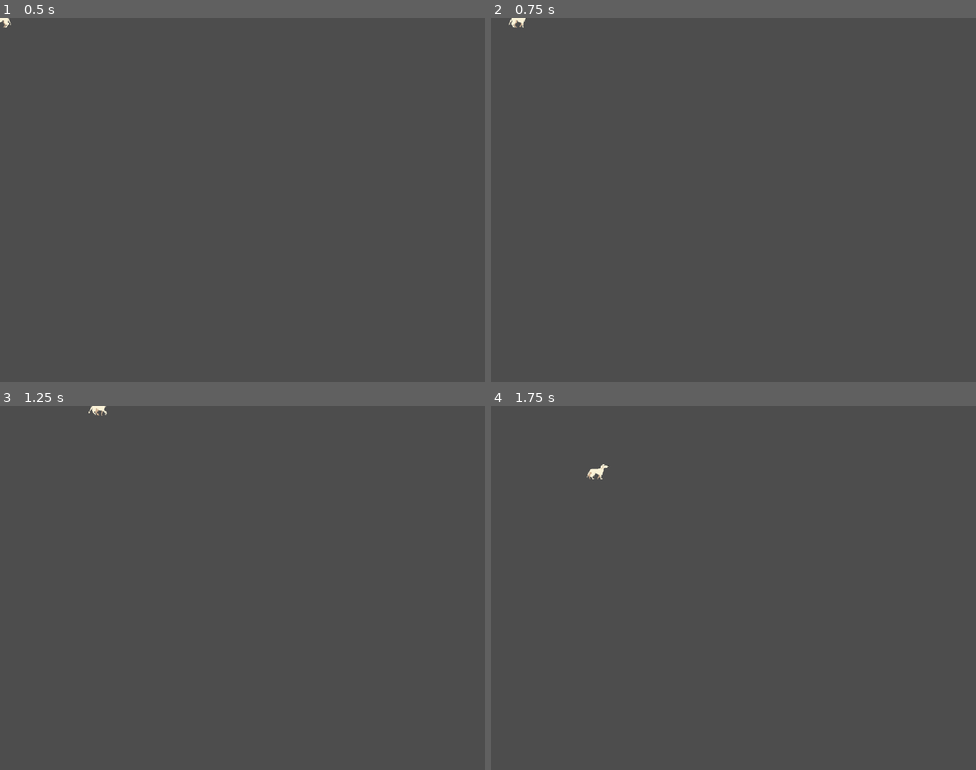
Above: before the commit, frames 1-4 (two rows, left to right).
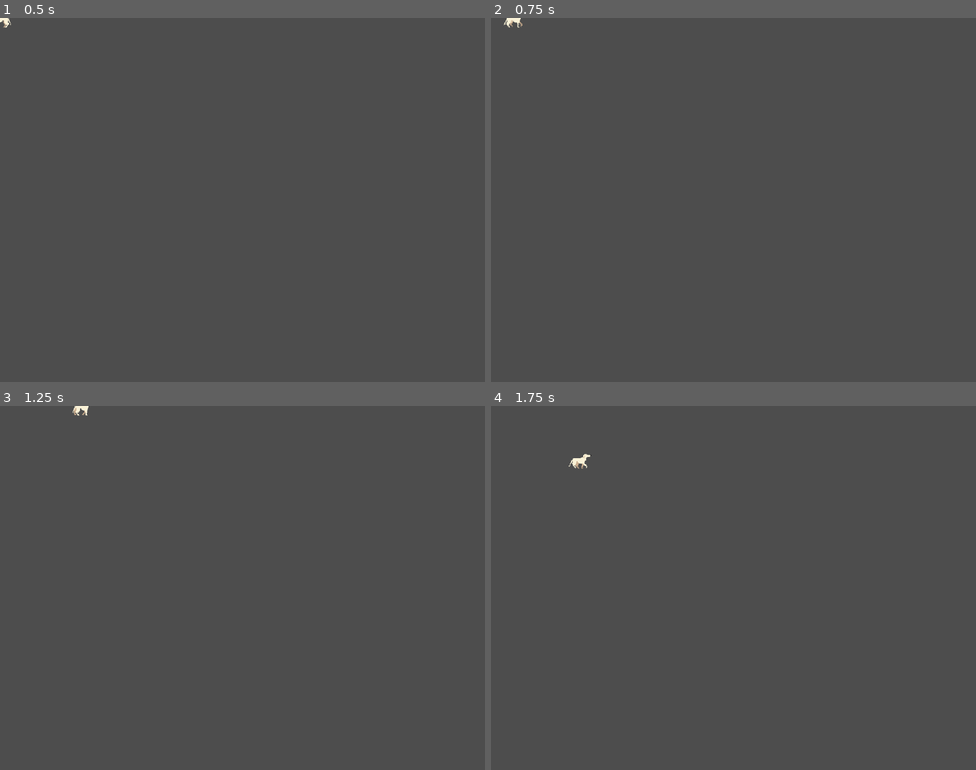
Above: after the commit, the same moments.

Repository: Yasston/Judes_Game
Game: Godot game, scene res://stray.tscn
The game is run twice, just before and just after one commit, with the same random seed, the same clock (stepped at 60 frames per second) and the same inputs. This scene is started directly instead of the project's main scene.
Inputs:
- Up to frame 1 (0.5 s): no input
- Up to frame 2 (0.75 s): tap Enter at 0.5 s; hold Right (move_right) from 0.53 s (still down); hold Shift (run, bound only after the commit) from 0.53 s (still down)
- Up to frame 3 (1.25 s): keep holding Right (move_right); keep holding Shift (run, bound only after the commit)
- Up to frame 4 (1.75 s): release Right (move_right) at 1.28 s; release Shift (run, bound only after the commit) at 1.28 s; hold Down (move_down) from 1.28 s (still down); tap Shift (run, bound only after the commit) at 1.35 s

Frame 1 is identical in both runs. In frame 2, less than 0.1% of the frame differs, in the area x 2-8%, y 0-3%; in frame 3, 0.1%; in frame 4, 0.2%, in the area x 16-25%, y 13-21%.

Commit message:
added road and car (attempted sprint function)

Diff:
--- a/project.godot
+++ b/project.godot
@@ -11,7 +11,7 @@
 [application]
 
 config/name="stray"
-run/main_scene="uid://dwptluv1qob15"
+run/main_scene="uid://cojj08x213qir"
 config/features=PackedStringArray("4.4", "Mobile")
 config/icon="res://icon.svg"
 
@@ -47,6 +47,11 @@
 , Object(InputEventKey,"resource_local_to_scene":false,"resource_name":"","device":-1,"window_id":0,"alt_pressed":false …(183 unchanged characters)…
 ]
 }
+run={
+"deadzone": 0.2,
+"events": [Object(InputEventKey,"resource_local_to_scene":false,"resource_name":"","device":-1,"window_id":0,"alt_pressed":false,"shift_pressed":false,"ctrl_pressed":false,"meta_pressed":false,"pressed":false,"keycode":0,"physical_keycode":4194325,"key_label":0,"unicode":0,"location":0,"echo":false,"script":null)
+]
+}
 
 [rendering]
 
--- a/stray.gd
+++ b/stray.gd
@@ -1,5 +1,5 @@
 extends Area2D
-@export var speed = 300
+@export var speed = 250
 var screen_size
 # Called when the node enters the scene tree for the first time.
 func _ready() -> void:
@@ -21,6 +21,8 @@
 		$AnimatedSprite2D.play("walk")
 	else:
 		$AnimatedSprite2D.play("idle")
+	if Input.is_action_pressed("run"):
+		pass # come back and add a sprint function later
 	position += velocity * delta
 	position = position.clamp(Vector2.ZERO, screen_size)
 	# no wandering outside the screen. hehehehe >:)
--- a/stray.tscn
+++ b/stray.tscn
@@ -40,16 +40,17 @@
 }],
 "loop": true,
 "name": &"walk",
-"speed": 5.0
+"speed": 8.0
 }]
 
 [node name="stray" type="Area2D"]
 script = ExtResource("1_vfqfh")
+metadata/_edit_group_ = true
 
 [node name="AnimatedSprite2D" type="AnimatedSprite2D" parent="."]
 sprite_frames = SubResource("SpriteFrames_boaw2")
 animation = &"walk"
-frame_progress = 0.922702
+frame_progress = 0.123491
 
 [node name="CollisionPolygon2D" type="CollisionPolygon2D" parent="."]
 visible = false
Not shown, changed: stray assets/.DS_Store
Not shown, changed: stray assets/graphics/.DS_Store
